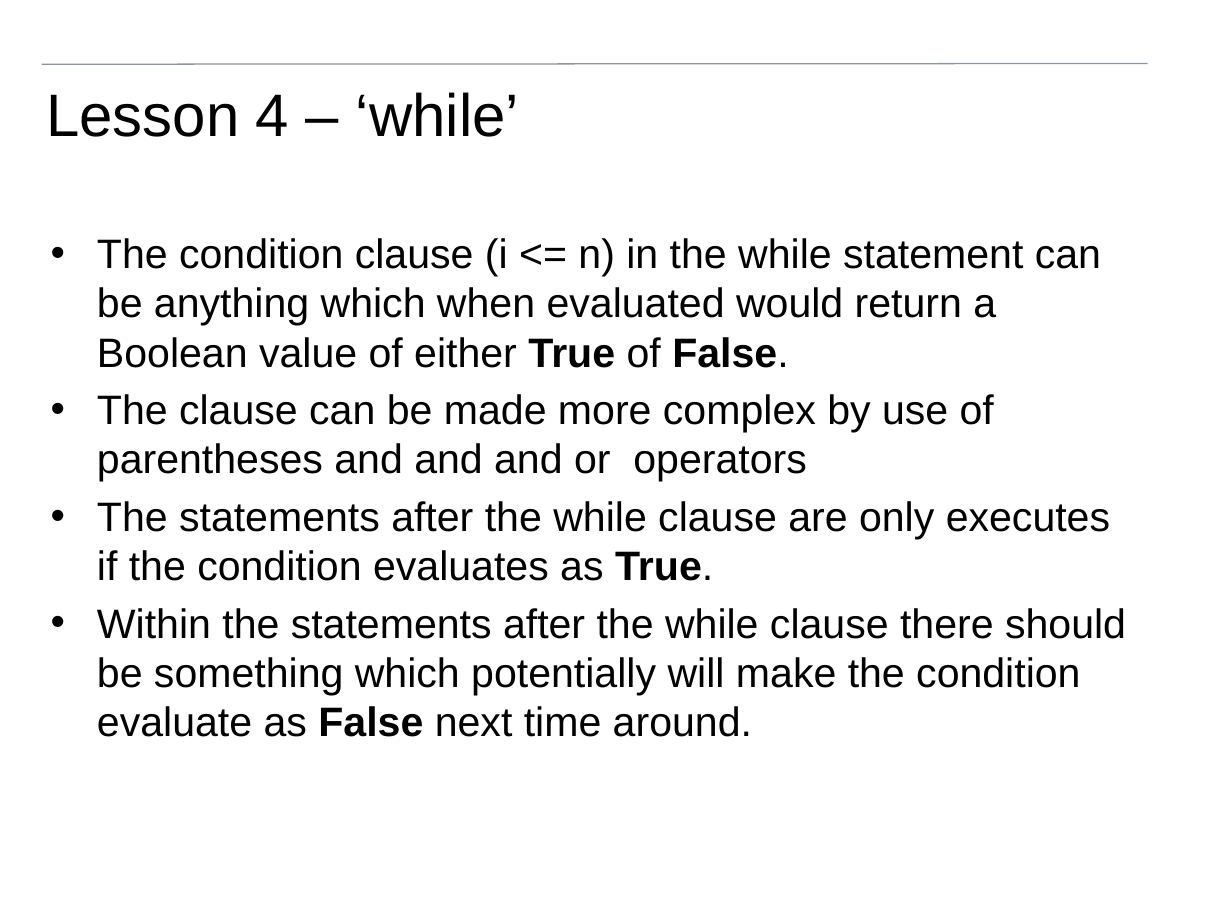
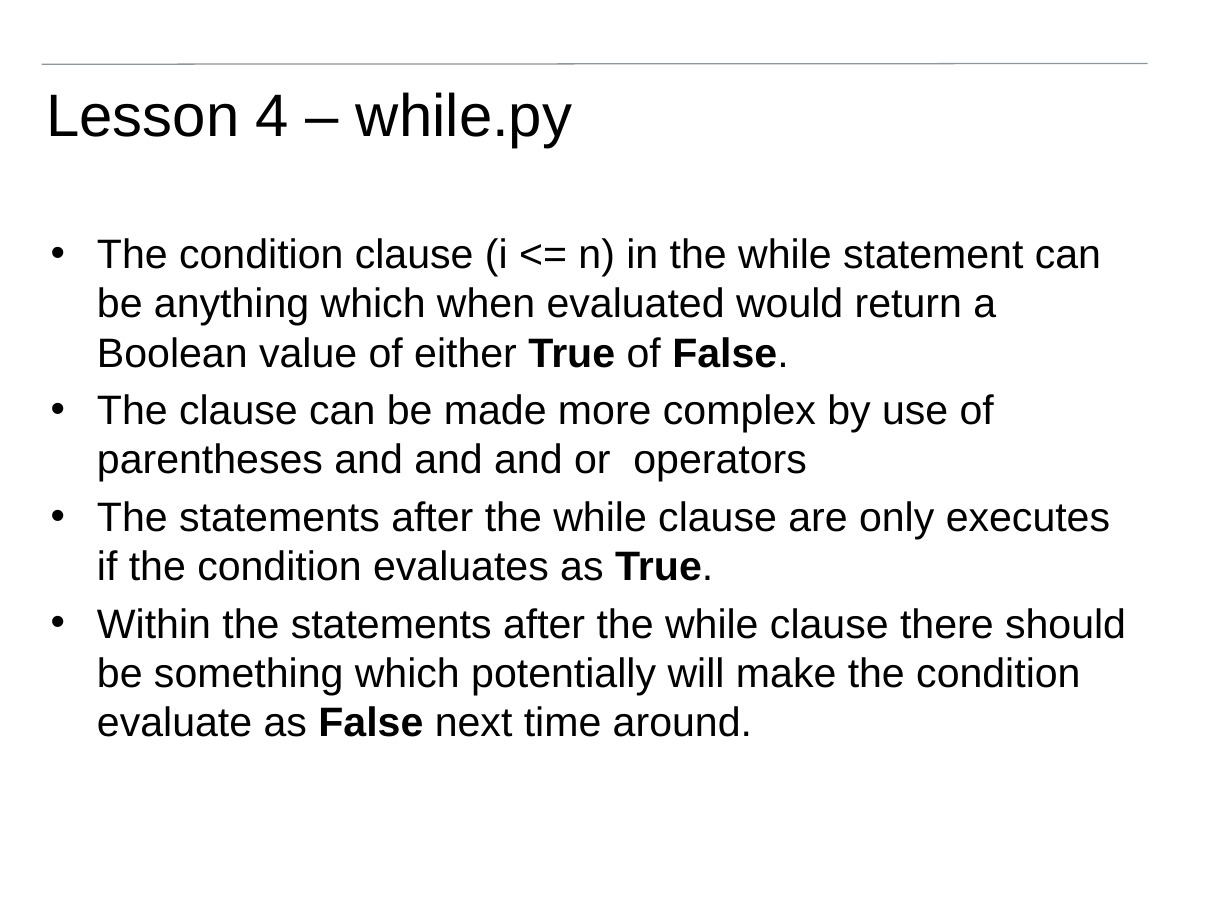
Before and after one commit to pfsmyth/Cambridge, a slide deck: slide 69 of lessons/Introduction to programming.pptx (slide 71 before the commit). Drawn at 1232x924 pixels with LibreOffice and Linux fonts; fonts in the diff are those of the drawing; background and template pictures are left out. Boxes give left, top, right and bottom in pixels: in the first picture for what was removed or moved away, otherwise in the second. Text is boxed around its words. In the diff, an @@ line names an element or a change of style, - is before the commit and + after.

```diff
--- a/lessons/Introduction to programming.pptx
+++ b/lessons/Introduction to programming.pptx
@@ title at <box>46,92,572,147</box>: text changed @@
-Lesson 4 – ‘while’
+Lesson 4 – while.py
```
Also in this commit, not shown: 42 other slides changed, 2 slides removed, 2 other files.
